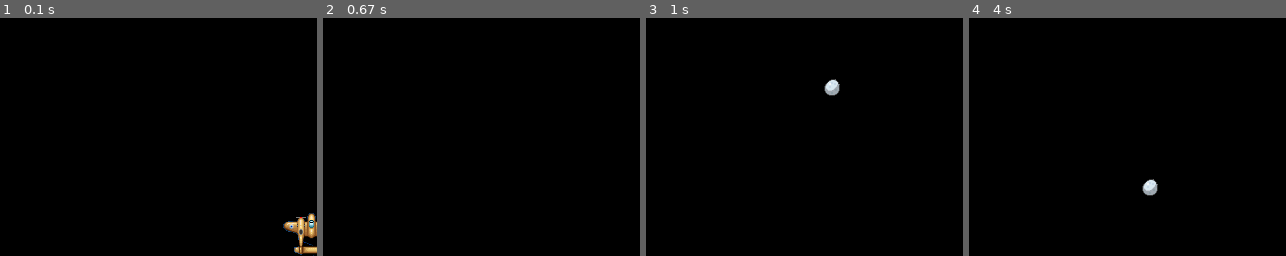
Above: before the commit, frames 1-4 (left to right).
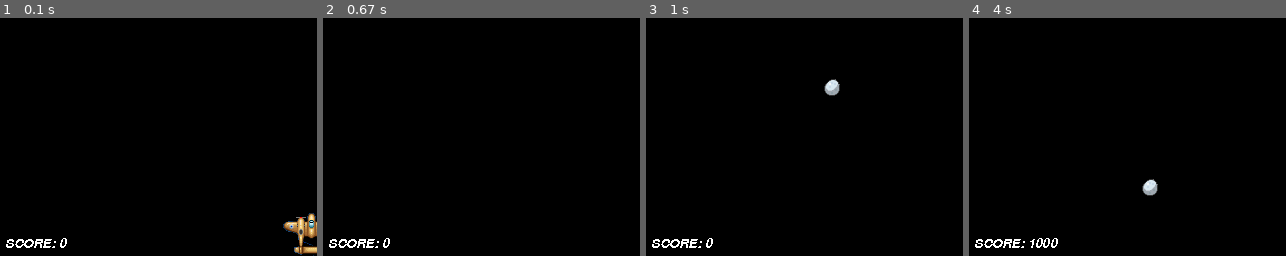
Above: after the commit, the same moments.

Repository: ankur0890/Pygame-Examples-For-Learning
Game: pygame game, started from Hit The Stone/hitthestone.py
The game is run twice, just before and just after one commit, with the same random seed, the same clock (stepped at 60 frames per second) and the same inputs.
Inputs:
- Up to frame 1 (0.1 s): no input
- Up to frame 2 (0.67 s): hold Right from 0.33 s (still down)
- Up to frame 3 (1 s): release Right at 0.8 s; hold Up from 0.83 s (still down); tap Space at 0.9 s
- Up to frame 4 (4 s): release Up at 1.13 s; hold Right 1.17-1.63 s; tap Space at 1.23, 1.53, 1.73, 2.03, 2.3, 2.63, 2.93, 3.07, 3.47, 3.77 s; hold Left 1.67-2.2 s; hold Down 2.23-2.53 s; hold Left 2.57-2.97 s; hold Up 3-3.37 s; hold Right from 3.4 s (still down)
The pictures show only the part of the screen within x 0-50%, y 48-98%; the shares and areas given below are measured in that part.

The runs differ from the first frame. In frame 1, 0.4% of the frame differs, in the area x 1-22%, y 92-97%; in frame 2, 0.4%; in frame 3, 0.4%; in frame 4, 0.5%, in the area x 1-29%, y 92-97%.

Commit message:
added score

Diff:
--- a/Hit The Stone/hitthestone.py
+++ b/Hit The Stone/hitthestone.py
@@ -102,6 +102,22 @@
         if self.rect.top<=0:
             self.kill()
 
+class Score(pygame.sprite.Sprite):
+
+    def __init__(self):
+        pygame.sprite.Sprite.__init__(self)
+        self.font = pygame.font.Font(None, 20)
+        self.font.set_italic(1)
+        self.color = Color('white')
+        self.lastscore = -1
+        self.update()
+        self.rect = self.image.get_rect().move(10, 450)
+
+    def update(self):
+        if SCORE != self.lastscore:
+            self.lastscore = SCORE
+            msg = 'SCORE: {}'.format(SCORE)
+            self.image = self.font.render(msg, 0, self.color)
 
 
 def main():
@@ -116,7 +132,6 @@
     Plane._default_image = pygame.image.load('plane.gif').convert()
     Bullet._default_image = pygame.image.load('geometrybullet.png').convert()
     Stone._default_image = pygame.image.load('stone.png').convert_alpha()
-    plane=Plane()
 
     clock=pygame.time.Clock()
 
@@ -124,10 +139,16 @@
     stone_spawn_delay = 40;
     stone_spawn_cooldown = 0;
 
+    global SCORE
+    SCORE = 0
+    allSprites.add(Score())
+
     def generate_stone():
         stone = Stone()
         allSprites.add(stone)
         stones.add(stone)
+
+    plane=Plane()
 
     while True:
         pressed=pygame.key.get_pressed()
@@ -145,6 +166,7 @@
                if bullet.rect.colliderect(stone):
                    bullet.kill()
                    stone.kill()
+                   SCORE += 500
             if stone.rect.colliderect(plane):
                 plane.kill()
                 stone.kill()
